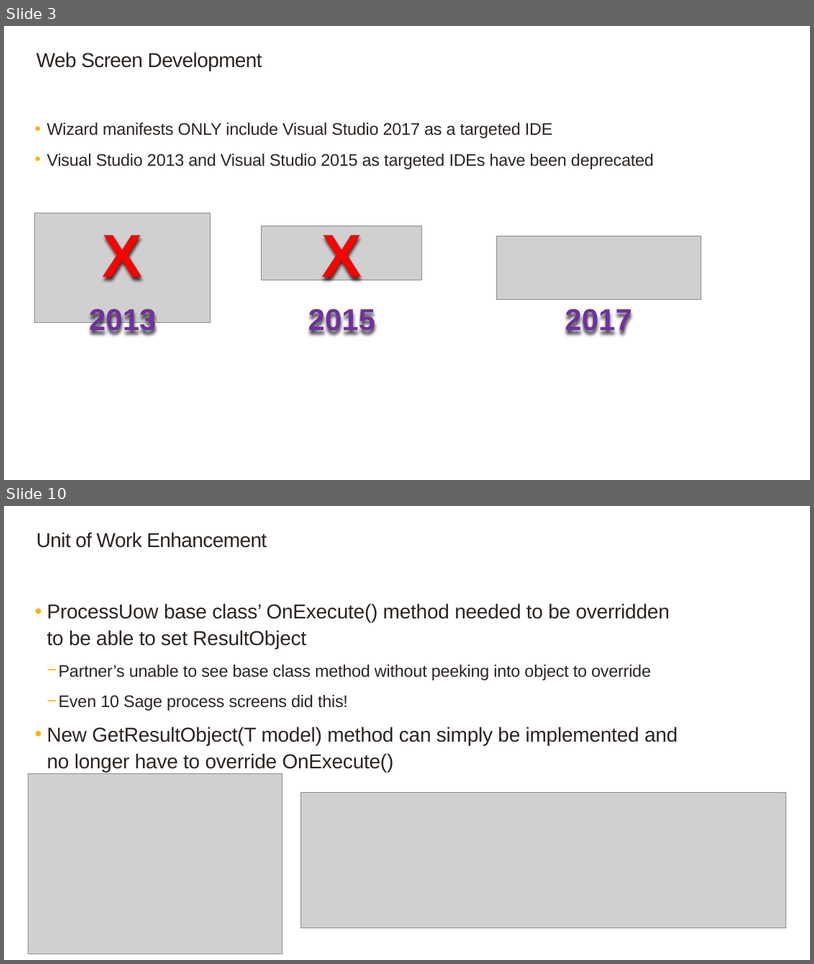
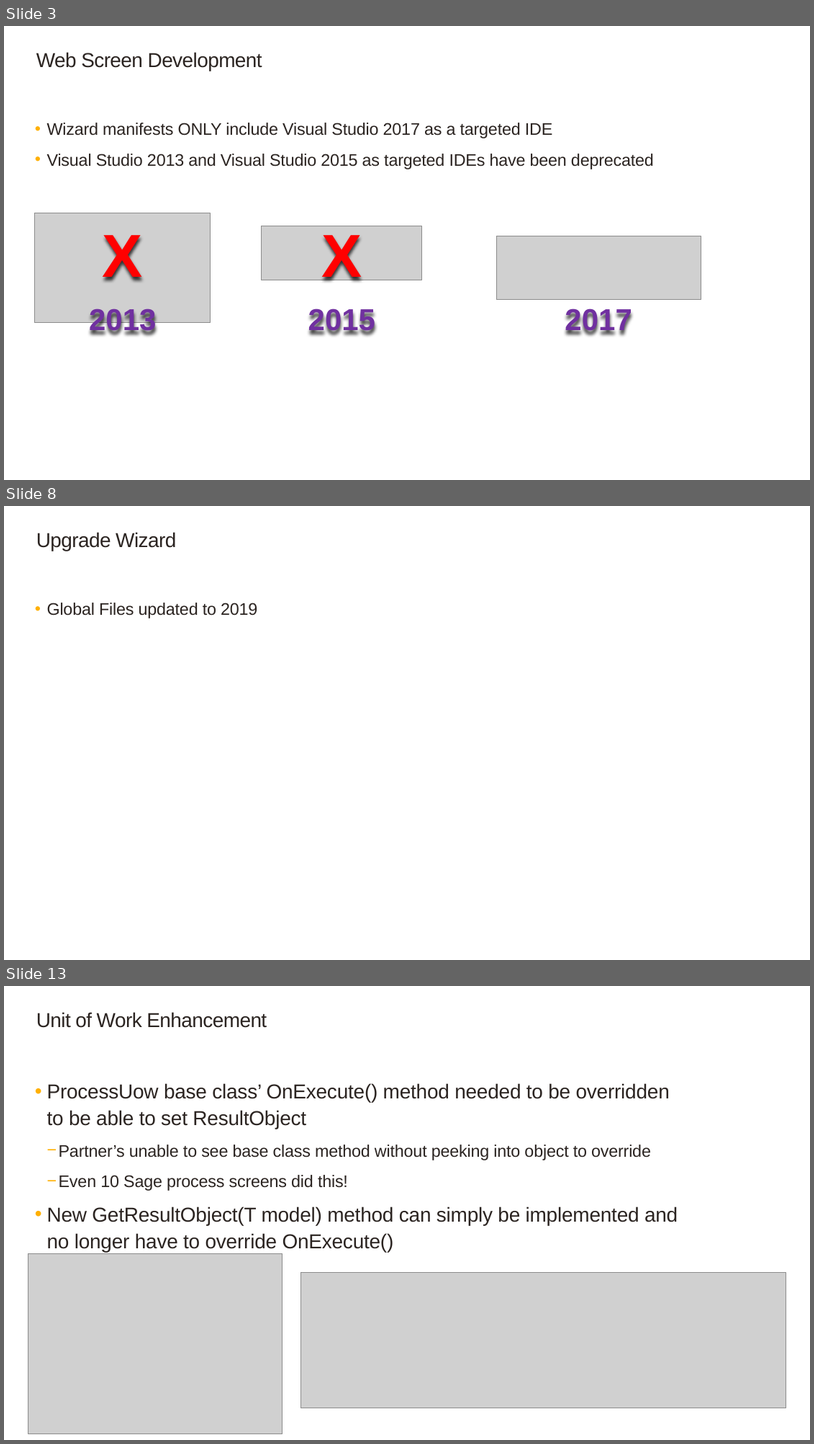
Before and after one commit to SageNADev/Sage300-SDK, a slide deck: docs/presentations/Sage300SDK_2019WebSDKOverview.pptx. Shown one above the other, each under a label of ours: slides 3 and 10 before the commit, slides 3, 8 and 13 after it; the slides between them are not shown. The pictures are 814x964 and 814x1444 pixels, drawn with LibreOffice and Linux fonts; fonts in the diff are those of the drawing; grey boxes stand for pictures; background and template pictures are left out. Boxes give left, top, right and bottom in pixels: in the first picture for what was removed or moved away, otherwise in the second. Text is boxed around its words. In the diff, an @@ line names an element or a change of style, - is before the commit and + after.

```diff
--- a/docs/presentations/Sage300SDK_2019WebSDKOverview.pptx
+++ b/docs/presentations/Sage300SDK_2019WebSDKOverview.pptx
@@ slide 8 added at (4, 506, 810, 960), background #FFFFFF @@
@@ title added at (36, 532, 176, 551), 24 pt, text #2B2421 @@
+Upgrade Wizard
@@ text added at (47, 602, 257, 618), 20 pt, text #2B2421 @@
+  • Global Files updated to 2019
@@ what was slide 10 is now slide 13 @@
```
Also in this commit, not shown: 5 slides changed, 2 other slides added, 3 other files.
